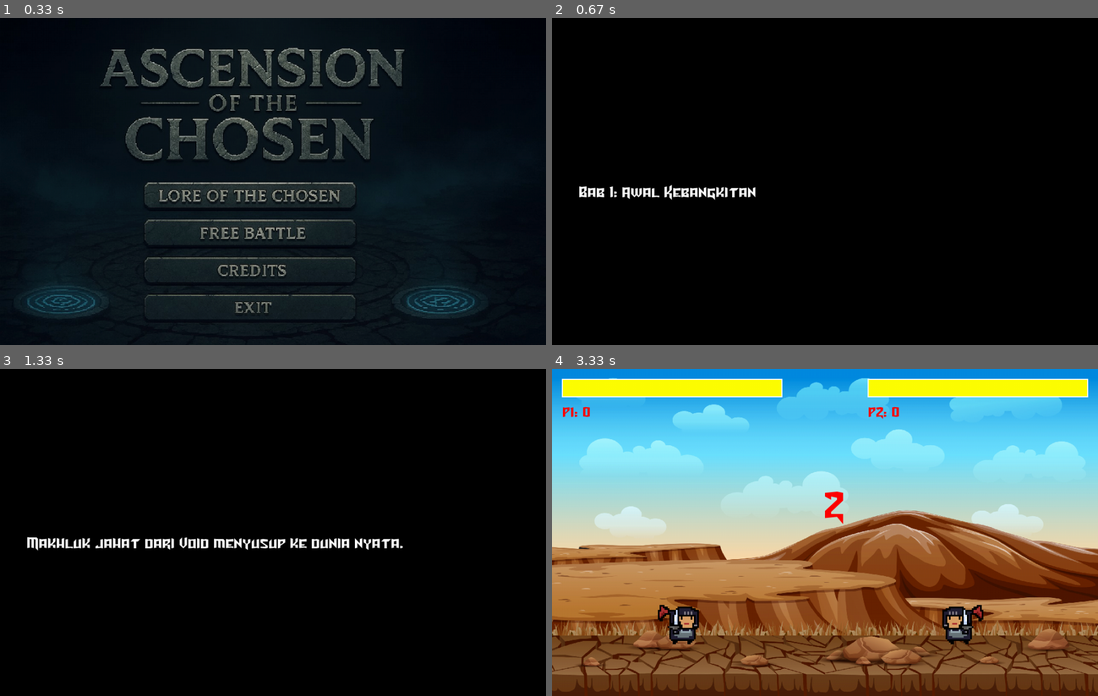
Above: before the commit, frames 1-4 (two rows, left to right).
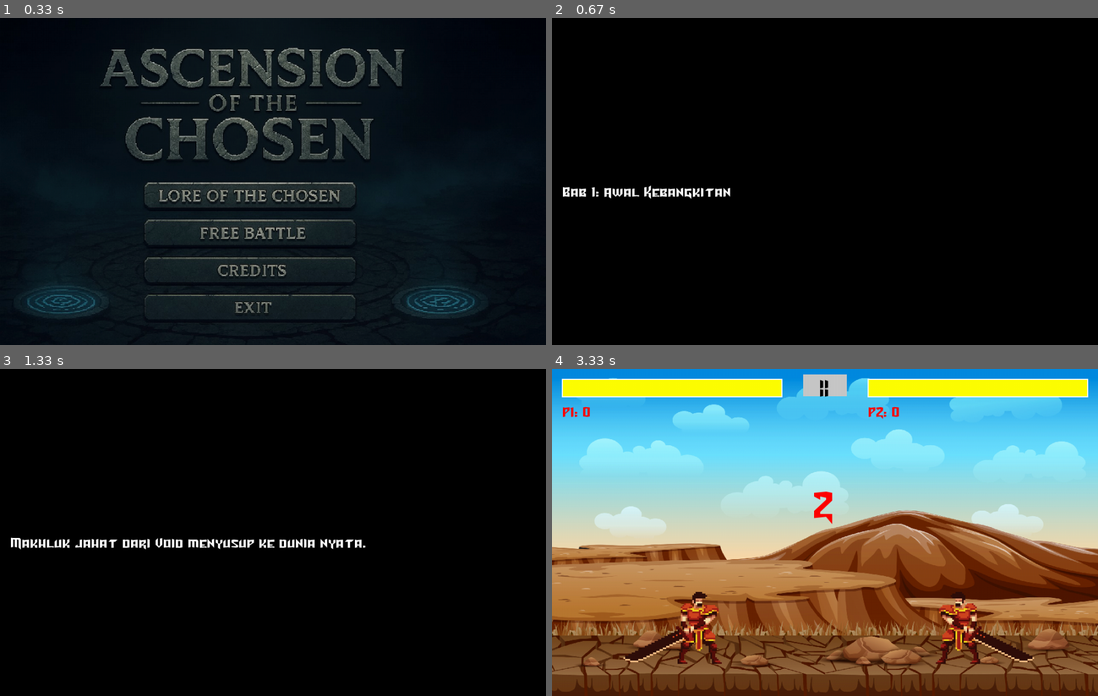
Above: after the commit, the same moments.

Repository: Xysaa/PBO-Pygame
Game: pygame game, started from main.py
Same seed, same stepped clock (60 frames per second), same inputs: the game is played once before the commit and once after it.
Inputs (mouse positions are in pixels of both pictures, inside the frame that each line leads up to):
- Up to frame 1 (0.33 s): no input
- Up to frame 2 (0.67 s): click (803, 194) at 0.38 s
- Up to frame 3 (1.33 s): hold Right 0.67-1.13 s; hold Up from 1.17 s (still down)
- Up to frame 4 (3.33 s): release Up at 1.47 s; hold Right 1.5-2.02 s; hold Left 2.05-2.7 s

Frame 1 is identical in both runs. In frame 2, 0.8% of the frame differs, in the area x 2-38%, y 50-56%; in frame 3, 1.6%; in frame 4, 3.8%, in the area x 13-89%, y 1-91%.

Commit message:
add battle engine to story

Diff:
--- a/character_data.py
+++ b/character_data.py
@@ -18,5 +18,13 @@
         "animation_steps": [8, 8, 26, 11, 19, 18, 6, 13],
         "sound_path": "assets/audio/magic.wav",
         "image_path": "assets/images/fire_warrior/fireWar_spritesheets1.png",
+    },
+    "goblin": {
+        "size": [150, 150],
+        "scale": 3,
+        "offset": [125, 50],
+        "animation_steps": [4, 8, 8, 4, 4],
+        "sound_path": "assets/audio/sword.wav",
+        "image_path": "assets/images/Goblin/goblin.png",
     }
 }
--- a/fighter.py
+++ b/fighter.py
@@ -252,3 +252,17 @@
             if attacking_rect.colliderect(target.rect):
                 target._health -= 15
                 target._hit = True
+class Mobs(Character):
+    def attack(self, target):
+        if self._attack_cooldown == 0:
+            self._attacking = True
+            self._attack_sound.play()
+            attacking_rect = pygame.Rect(
+                self._rect.centerx - (2 * self._rect.width * self._flip),
+                self._rect.y,
+                2 * self._rect.width,
+                self._rect.height
+            )
+            if attacking_rect.colliderect(target.rect):
+                target._health -= 9
+                target._hit = True
--- a/freebattle.py
+++ b/freebattle.py
@@ -1,7 +1,6 @@
 import pygame
 from pygame import mixer
 from fighter import Warrior, Wizard
-import start_battle
 from character_data import CHARACTER_DATA
 from character_assets import load_character_assets
 from start_battle import start_battle as run_battle
--- a/main.py
+++ b/main.py
@@ -68,7 +68,7 @@
             for button in buttons:
                 if button["rect"].collidepoint(mouse_pos):
                     if button["action"] == "story":
-                        pygame.mixer_music.play(-1)
+                        # pygame.mixer_music.play(-1)
                         story.main_story()  # Memanggil fungsi main_story dari modul story
                     if button["action"] == "free_battle":
                         pygame.mixer_music.play(-1)
@@ -81,6 +81,7 @@
     screen.blit(scaled_background, (0, 0))
 
     pygame.display.flip()
-
+if __name__ == "__main__":
+    main_menu()
 # Keluar dari Pygame
 pygame.quit()
--- a/story.py
+++ b/story.py
@@ -1,49 +1,46 @@
+
 import pygame
-import sys
 from pygame import mixer
 from fighter import Warrior, Wizard
+import start_battle
+from character_data import CHARACTER_DATA
+from character_assets import load_character_assets
+from start_battle import start_battle as run_battle
 
-# Init
+mixer.init()
 pygame.init()
-mixer.init()
 
+# Create game window
+SCREEN_WIDTH = 1000
+SCREEN_HEIGHT = 600
+screen = pygame.display.set_mode((SCREEN_WIDTH, SCREEN_HEIGHT))
+pygame.display.set_caption("THe Choosen")
 
-# Screen
-SCREEN_WIDTH, SCREEN_HEIGHT = 1000, 600
-screen = pygame.display.set_mode((SCREEN_WIDTH, SCREEN_HEIGHT))
-pygame.display.set_caption("Ascension of the Chosen")
-
-# Colors & Fonts
-WHITE = (255, 255, 255)
+# Colors
 RED = (255, 0, 0)
 YELLOW = (255, 255, 0)
-FONT = pygame.font.Font("assets/fonts/turok.ttf", 32)
-COUNT_FONT = pygame.font.Font("assets/fonts/turok.ttf", 80)
-SCORE_FONT = pygame.font.Font("assets/fonts/turok.ttf", 30)
+WHITE = (255, 255, 255)
+GREY = (200, 200, 200)
+BLACK = (0, 0, 0)
+GREEN = (0, 180, 0)
+DARK_RED = (180, 0, 0)
 
-# Audio
-pygame.mixer.music.load("assets/audio/music.mp3")
-pygame.mixer.music.set_volume(0.5)
-pygame.mixer.music.play(-1, 0.0, 5000)
-sword_fx = pygame.mixer.Sound("assets/audio/sword.wav")
-sword_fx.set_volume(0.5)
-magic_fx = pygame.mixer.Sound("assets/audio/magic.wav")
-magic_fx.set_volume(0.75)
-
-# Assets
+# Fighter config
+assets = load_character_assets()
+warrior_data = CHARACTER_DATA["warrior"]
+warrior_assets = assets["warrior"]
+wizard_data = CHARACTER_DATA["wizard"]
+wizard_assets = assets["wizard"]
+#
 bg_image = pygame.image.load("assets/images/background/background.jpg").convert_alpha()
 victory_img = pygame.image.load("assets/images/icons/victory.png").convert_alpha()
-warrior_sheet = pygame.image.load("assets/images/warrior/Sprites/warrior4r.png").convert_alpha()
-wizard_sheet = pygame.image.load("assets/images/warrior/Sprites/warrior4r.png").convert_alpha()
 
-# Config
-WARRIOR_DATA = [48, 48, 3, [10, -25]]
-WIZARD_DATA = [48, 48, 3, [10, -25]]
-WARRIOR_ANIM = [10, 8, 1, 7, 7, 3, 7]
-WIZARD_ANIM = [10, 8, 1, 7, 7, 3, 7]
+# Text funcs
+font_large = pygame.font.Font("assets/fonts/turok.ttf", 80)
+font_med = pygame.font.Font("assets/fonts/turok.ttf", 40)
+font_small = pygame.font.Font("assets/fonts/turok.ttf", 30)
 
-# UI funcs
-def draw_text(text, x, y, color=WHITE, font=FONT):
+def draw_text(text, font, color, x, y):
     img = font.render(text, True, color)
     screen.blit(img, (x, y))
 
@@ -59,7 +56,7 @@
 def show_dialogue(lines):
     for line in lines:
         screen.fill((0, 0, 0))
-        draw_text(line, 50, SCREEN_HEIGHT // 2)
+        draw_text(line, font_small,WHITE,20,SCREEN_HEIGHT // 2)
         pygame.display.update()
         wait_for_key()
 
@@ -72,66 +69,17 @@
             if event.type == pygame.KEYDOWN:
                 return
 
-# Battle
+# fighter1_data = Warrior(1, 200, SCREEN_HEIGHT, False, [*warrior_data["size"], warrior_data["scale"], warrior_data["offset"]], warrior_assets["image"], warrior_data["animation_steps"], warrior_assets["sound"], SCREEN_HEIGHT,is_bot=False)
+# fighter2_data = Wizard(2, 700, SCREEN_HEIGHT, True, [*wizard_data["size"],wizard_data["scale"], wizard_data["offset"]],wizard_assets["image"],wizard_data["animation_steps"],wizard_assets["sound"],SCREEN_HEIGHT, is_bot=False)
+#
+
+# run_battle(screen, draw_bg, font_small, font_med, font_large, draw_health_bar, draw_text, Warrior, Wizard, [*warrior_data["size"], warrior_data["scale"], warrior_data["offset"]], [*wizard_data["size"], wizard_data["scale"], wizard_data["offset"]], warrior_assets, wizard_assets, victory_img, "assets/audio/music.mp3")
+# start_battle.start_battle(screen, draw_bg, font_small, font_med, font_large, draw_health_bar, draw_text,Warrior, Wizard, fighter1_data, fighter2_data, victory_img)
+#
+fighter_1 = Warrior(1, 200, SCREEN_HEIGHT, False, [*warrior_data["size"], warrior_data["scale"], warrior_data["offset"]], warrior_assets["image"], warrior_data["animation_steps"], warrior_assets["sound"], SCREEN_HEIGHT,is_bot=False)
+fighter_2 = Wizard(2, 700, SCREEN_HEIGHT, True, [*wizard_data["size"],wizard_data["scale"], wizard_data["offset"]],wizard_assets["image"],wizard_data["animation_steps"],wizard_assets["sound"],SCREEN_HEIGHT, is_bot=False)
 def start_battle():
-
-    clock = pygame.time.Clock()
-    FPS = 60
-    intro_count = 3
-    last_count_update = pygame.time.get_ticks()
-    round_over = False
-    ROUND_OVER_COOLDOWN = 2000
-    score = [0, 0]
-
-    fighter_1 = Warrior(1, 200, 400, False, WARRIOR_DATA, warrior_sheet, WARRIOR_ANIM, sword_fx, SCREEN_HEIGHT, is_bot=False)
-    fighter_2 = Wizard(2, 700, 400, True, WIZARD_DATA, wizard_sheet, WIZARD_ANIM, magic_fx, SCREEN_HEIGHT, is_bot=True)
-
-    run = True
-    while run:
-        clock.tick(FPS)
-        draw_bg()
-        draw_health_bar(fighter_1.health, 20, 20)
-        draw_health_bar(fighter_2.health, 580, 20)
-        draw_text(f"P1: {score[0]}", 20, 60, RED, SCORE_FONT)
-        draw_text(f"P2: {score[1]}", 580, 60, RED, SCORE_FONT)
-
-        if intro_count <= 0:
-            fighter_1.move(SCREEN_WIDTH, SCREEN_HEIGHT, screen, fighter_2, round_over)
-            fighter_2.move(SCREEN_WIDTH, SCREEN_HEIGHT, screen, fighter_1, round_over)
-        else:
-            draw_text(str(intro_count), SCREEN_WIDTH // 2, SCREEN_HEIGHT // 3, RED, COUNT_FONT)
-            if (pygame.time.get_ticks() - last_count_update) >= 1000:
-                intro_count -= 1
-                last_count_update = pygame.time.get_ticks()
-
-        fighter_1.update()
-        fighter_2.update()
-        fighter_1.draw(screen)
-        fighter_2.draw(screen)
-
-        if not round_over:
-            if not fighter_1.alive:
-                score[1] += 1
-                round_over = True
-                round_over_time = pygame.time.get_ticks()
-            elif not fighter_2.alive:
-                score[0] += 1
-                round_over = True
-                round_over_time = pygame.time.get_ticks()
-        else:
-            screen.blit(victory_img, (360, 150))
-            if pygame.time.get_ticks() - round_over_time > ROUND_OVER_COOLDOWN:
-                run = False
-
-        for event in pygame.event.get():
-            if event.type == pygame.QUIT:
-                pygame.mixer.music.stop()
-                pygame.quit()
-                sys.exit()
-
-        pygame.display.update()
-
-# Story sequence
+    run_battle(SCREEN_WIDTH,SCREEN_HEIGHT,screen, draw_bg, font_small, font_med, font_large,draw_health_bar, draw_text,fighter_1,fighter_2,victory_img)
 lore_chapters = [
 
     [
@@ -161,7 +109,8 @@
 
     for chapter in lore_chapters:
         show_dialogue(chapter)
-        start_battle()
+        run_battle(SCREEN_WIDTH,SCREEN_HEIGHT,screen, draw_bg, font_small, font_med, font_large,draw_health_bar, draw_text,fighter_1,fighter_2,victory_img)
+
     show_dialogue([
         "Kamu menang! Stevanus kini menjadi karakter baru di Free Battle.",
         "Tapi... celah ke Void belum sepenuhnya tertutup..."
